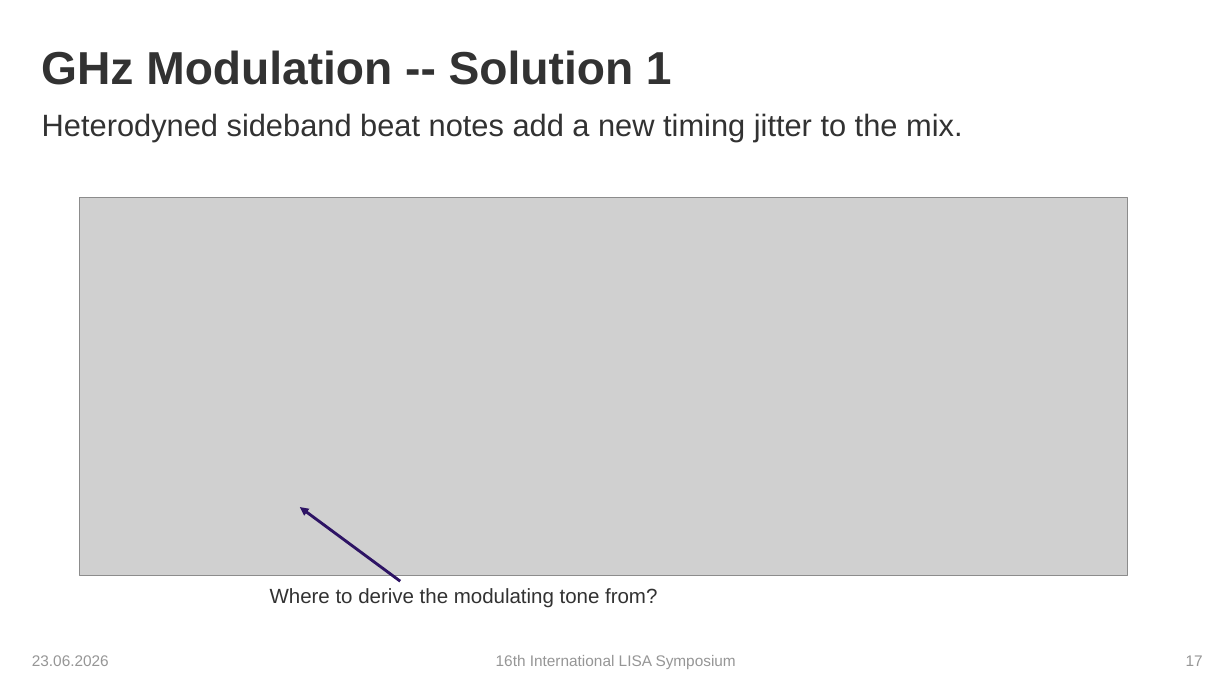
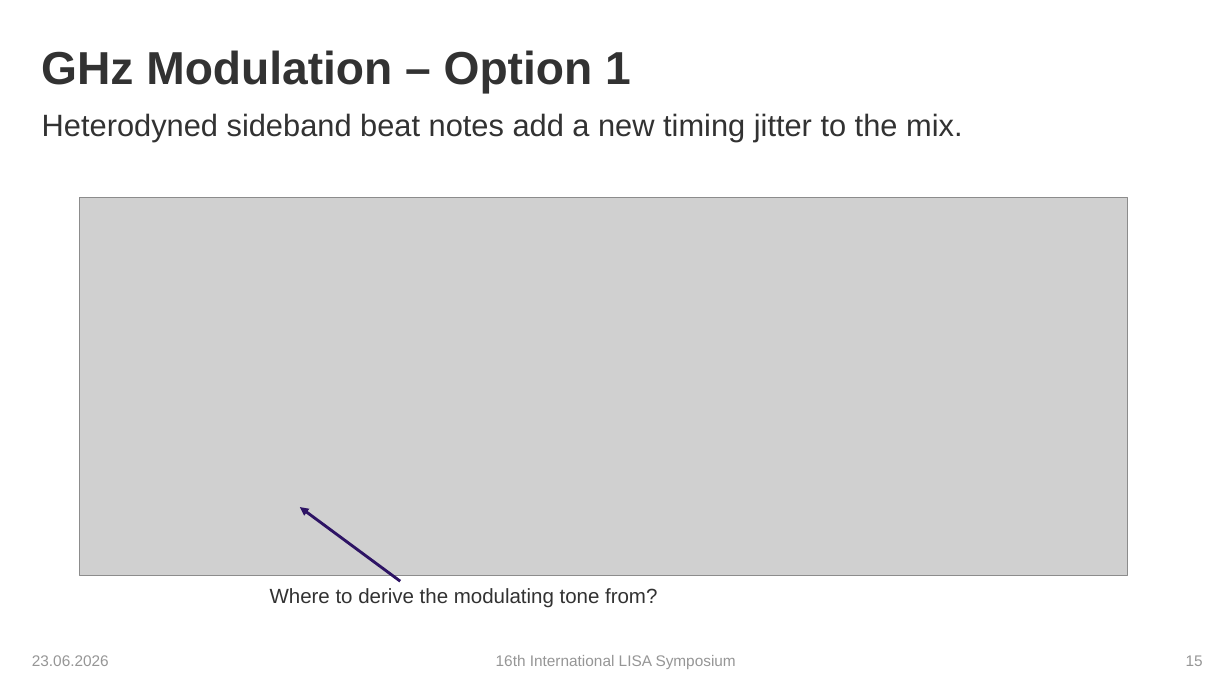
Before and after one commit to karinkruuse/Esitlused, a slide deck: slide 15 of Kruuse_Symposium_2026 - Copy.pptx (slide 17 before the commit). Drawn at 1232x693 pixels with LibreOffice and Linux fonts; fonts in the diff are those of the drawing; grey boxes stand for pictures; background and template pictures are left out. Boxes give left, top, right and bottom in pixels: in the first picture for what was removed or moved away, otherwise in the second. Text is boxed around its words. In the diff, an @@ line names an element or a change of style, - is before the commit and + after.

```diff
--- a/Kruuse_Symposium_2026 - Copy.pptx
+++ b/Kruuse_Symposium_2026 - Copy.pptx
@@ title at bbox=[41, 50, 631, 93]: text changed @@
-GHz Modulation -- Solution 1
+GHz Modulation – Option 1
@@ page number at bbox=[1186, 655, 1203, 666]: text changed @@
-17
+15
```
Also in this commit, not shown: 10 other slides changed, 2 slides removed.
